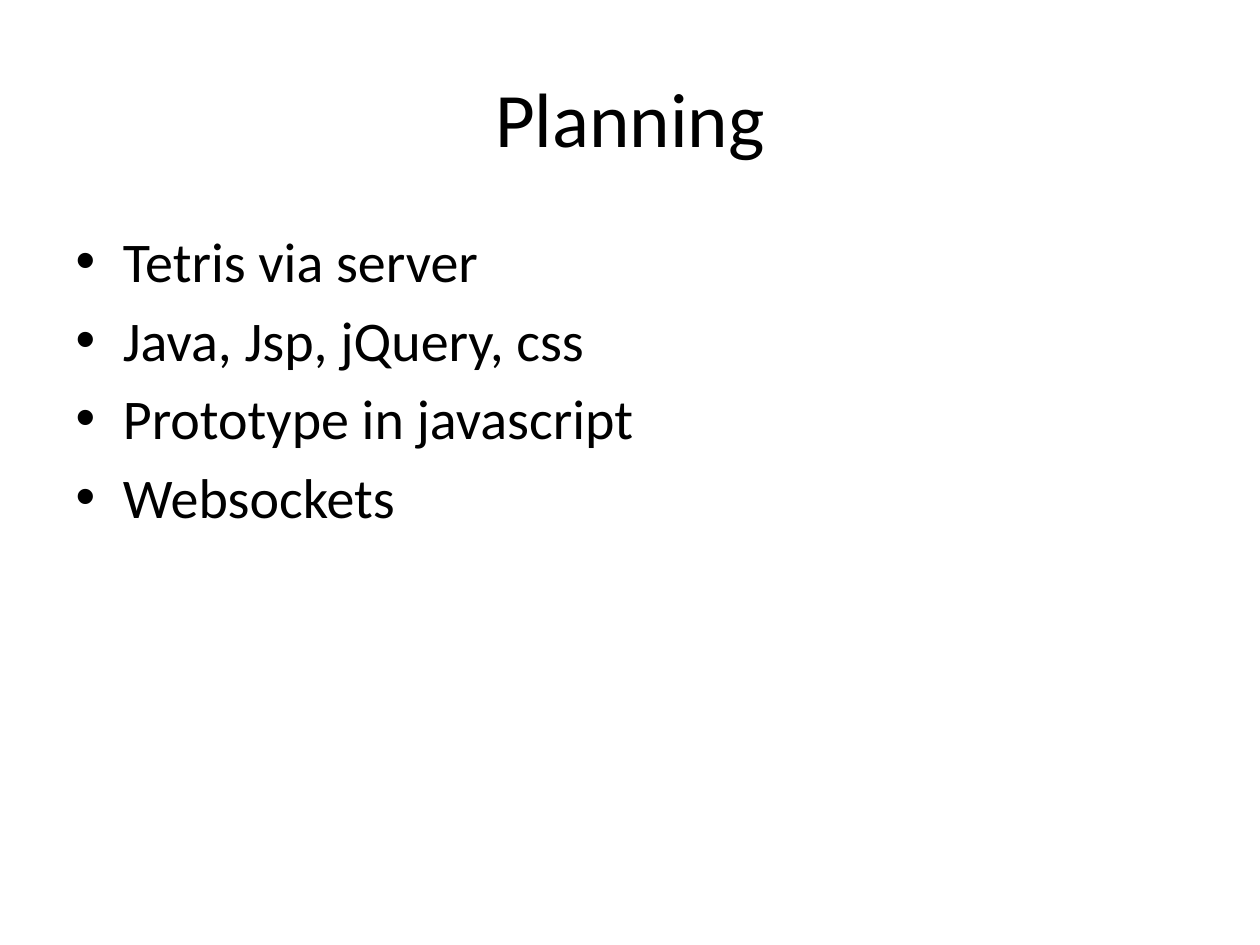
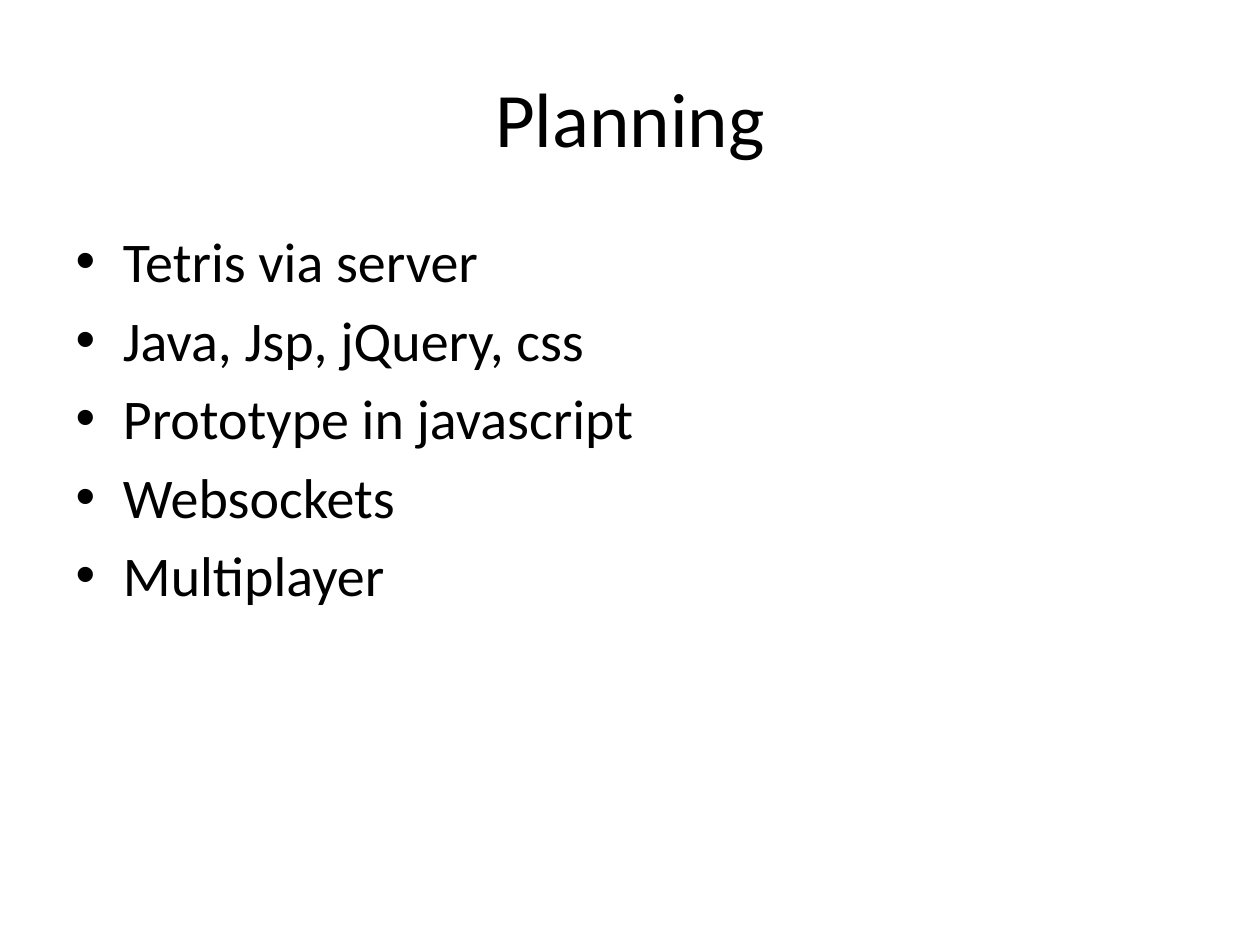
Before and after one commit to Shalucik/TetrisRepo, a slide deck: slide 2 of Tetris.pptx. Drawn at 1260x945 pixels with LibreOffice and Linux fonts; fonts in the diff are those of the drawing. Boxes give left, top, right and bottom in pixels: in the first picture for what was removed or moved away, otherwise in the second. Text is boxed around its words. In the diff, an @@ line names an element or a change of style, - is before the commit and + after.

Commit message:
added multiplayer to planning

```diff
--- a/Tetris.pptx
+++ b/Tetris.pptx
@@ text at box(123, 557, 384, 605): paragraph added @@
+• Multiplayer
```
